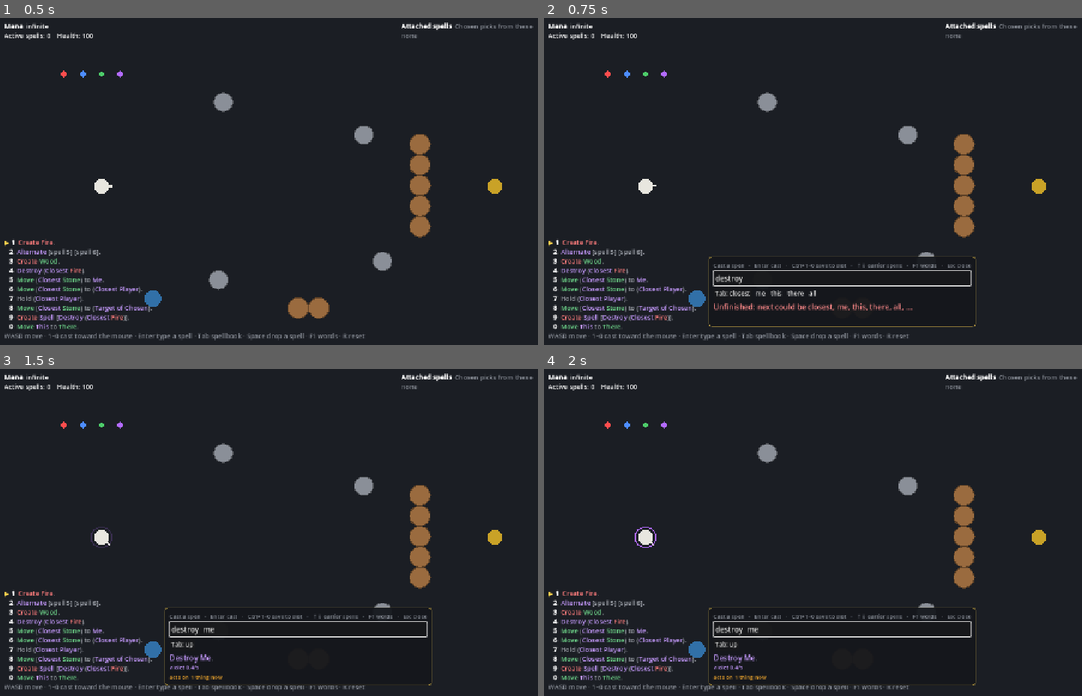
Above: before the commit, frames 1-4 (two rows, left to right).
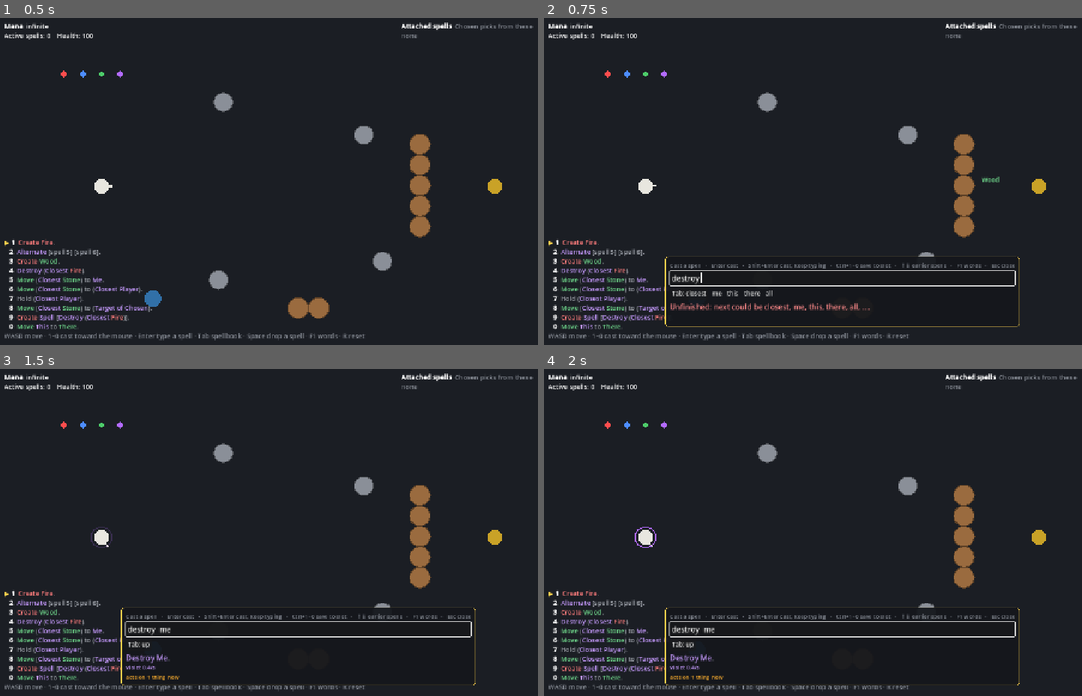
Above: after the commit, the same moments.

Repository: oscarjocque/spellcraft-prototype
Game: Godot game, scene res://scenes/main.tscn
Two runs of this game, one before a commit and one after it. Both use one fixed random seed, a clock stepped at 60 frames per second and the inputs below.
Inputs (mouse positions are in pixels of both pictures, inside the frame that each line leads up to):
- Up to frame 1 (0.5 s): no input
- Up to frame 2 (0.75 s): tap Enter at 0.5 s; move the mouse to (974, 168) at 0.52 s; hold D (move_right) from 0.53 s (still down); hold Shift from 0.53 s (still down); tap Tab at 0.6 s; click (974, 168) at 0.67 s
- Up to frame 3 (1.5 s): tap Space at 0.77 s; release D (move_right) at 1.25 s; release Shift at 1.25 s; click "me" at 1.25 s
- Up to frame 4 (2 s): no input

Frame 1 is identical in both runs. In frame 2, 2.0% of the frame differs, in the area x 22-89%, y 48-95%; in frame 3, 1.7%; in frame 4, 1.7%.

Commit message:
Hover words, colored pick prompt, Shift+Enter chaining, Esc closes book
- Pointing at an object shows the words that describe it from the
  player's side (Stone · moving · mine · marked), colored by mana.
- The This/There prompt shows the spell colored by mana.
- Shift+Enter in the quick-cast bar casts and keeps it open.
- Esc closes the spellbook.
- Typing: a noun word typed in full wins over a prefix of a thing.
- The HUD only re-sets its labels when their text changes.
- A player with infinite mana absorbs the mana crystals that ended
  spells drop on them, instead of leaving them piled underfoot.

Co-Authored-By: Claude Opus 5.5 <noreply@anthropic.com>
Claude-Session: https://claude.ai/code/session_013jfXwMwWtv4oDjb8vuFPPJ

Diff:
--- a/scripts/main.gd
+++ b/scripts/main.gd
@@ -75,6 +75,9 @@
 	elif quick.visible:
 		quick.set_status("")
 	hud.visible_parts(not editor.visible)
+	var under := _object_at(view.get_global_mouse_position())
+	var tip := "" if editor.visible or under == null else _describe(under)
+	hud.tooltip(tip, view.get_global_mouse_position())
 
 
 func _command() -> Dictionary:
@@ -144,8 +147,8 @@
 	if what == "" or what == "chosen":
 		return ""
 	var nouns: Array = _casting["nouns"]
-	return "%s\nClick %s for %s (%d of %d) · Esc cancels" % [
-		SpellGrammar.to_text(_casting["ast"]), "an object" if what == "this" else "a place",
+	return "%s\n[b][color=#ffd34d]Click %s for %s (%d of %d)[/color][/b] [color=#8a8f98]· Esc cancels[/color]" % [
+		SpellText.bbcode(_casting["ast"]), "an object" if what == "this" else "a place",
 		what.capitalize(), _casting["index"] + 1, nouns.size()]
 
 
@@ -170,6 +173,22 @@
 	picker.hide()
 
 
+## The words that describe `o` from the player's side, colored by mana.
+func _describe(o: WorldObject) -> String:
+	var words: Array[String] = []
+	var kind: String = "player" if o.has_tag("player") else "mana" if o.has_tag("mana") else o.material
+	if o == player:
+		kind = "me"
+	words.append("[color=#%s]%s[/color]" % [SpellText.color_of(kind).to_html(false), kind.capitalize()])
+	for adj in SpellGrammar.ADJECTIVES:
+		if o != player and sim.has_adjective(o, adj, player):
+			words.append("[color=#%s]%s[/color]" % [SpellText.color_of(adj).to_html(false), adj])
+	var text := " · ".join(words)
+	if o.health < o.max_health:
+		text += "  [color=#8a8f98]%d/%d[/color]" % [o.health, o.max_health]
+	return "[font_size=13]%s[/font_size]" % text
+
+
 ## The Thing or mana under `at` (spells are picked with Chosen), or null.
 func _object_at(at: Vector2) -> WorldObject:
 	var best: WorldObject = null
@@ -190,7 +209,10 @@
 	if get_viewport().gui_get_focus_owner() is LineEdit:
 		return  # typing: Tab completes, Enter submits
 	# Handled here, before the editor's controls can take Tab for focus.
-	if event.keycode == KEY_TAB and not picker.visible:
+	if event.keycode == KEY_ESCAPE and editor.visible:
+		editor.hide()
+		get_viewport().set_input_as_handled()
+	elif event.keycode == KEY_TAB and not picker.visible:
 		if editor.visible:
 			editor.hide()
 		else:
--- a/scripts/sim/rules.gd
+++ b/scripts/sim/rules.gd
@@ -48,6 +48,9 @@
 
 	# Collectors pick up mana until their storage for that color is full.
 	if a.has_tag("collector") and b.has_tag("mana") and not b.dead:
+		if a.has_tag("infinite_mana"):
+			b.dead = true  # storage that never runs out takes it all
+			return
 		var have: float = a.mana_store.get(b.mana_color, 0.0)
 		var take := minf(b.mana_amount, Simulation.STORE_CAP - have)
 		if take > 0.0:
--- a/scripts/spells/spell_parser.gd
+++ b/scripts/spells/spell_parser.gd
@@ -249,8 +249,12 @@
 			if _is(n[1], ")"):
 				out.append([n[0], n[1] + 1])
 		return out
-	# A thing on its own (with any adjectives) is the closest one.
-	out.append_array(_picked("closest", [], i, false))
+	# A thing on its own (with any adjectives) is the closest one. A noun word
+	# typed in full comes first; otherwise the closest thing does.
+	var full := i < _tokens.size() and _tokens[i] in NOUN_WORDS
+	var things := _picked("closest", [], i, false)
+	if not full:
+		out.append_array(things)
 	for w in _word(i, NOUN_WORDS):
 		if w in SpellGrammar.REFS:
 			out.append([{"ref": w}, i + 1])
@@ -262,6 +266,8 @@
 				k += 1
 			for n in _noun(k):
 				out.append([{RELATION_WORDS[w]: n[0]}, n[1]])
+	if full:
+		out.append_array(things)
 	return out
 
 
--- a/scripts/ui/hud.gd
+++ b/scripts/ui/hud.gd
@@ -6,6 +6,7 @@
 var _bottom: RichTextLabel
 var _inventory: RichTextLabel
 var _prompt: RichTextLabel
+var _tip: RichTextLabel
 
 
 func _ready() -> void:
@@ -16,11 +17,13 @@
 	_prompt = _make_label(Vector2(340, 60))
 	_prompt.size.x = 600
 	_prompt.horizontal_alignment = HORIZONTAL_ALIGNMENT_CENTER
+	_tip = _make_label(Vector2.ZERO)
+	_tip.size.x = 360
 
 
 ## `prompt` asks the player to pick something for the spell being cast.
 func refresh(sim: Simulation, player: WorldObject, slots: Array, selected: int, prompt: String) -> void:
-	_prompt.text = "[b][color=#ffd34d]%s[/color][/b]" % prompt if prompt != "" else ""
+	_show_text(_prompt, prompt)
 	var mana := "[b]Mana[/b]  "
 	if player.has_tag("infinite_mana"):
 		mana += "infinite"
@@ -33,7 +36,7 @@
 		if o.spell != null:
 			spells += 1
 	mana += "\nActive spells: %d    Health: %d" % [spells, player.health]
-	_top.text = mana
+	_show_text(_top, mana)
 
 	var text := ""
 	for i in slots.size():
@@ -43,7 +46,7 @@
 	for m in sim.messages:
 		text += "[color=#ff8a8a]%s[/color]\n" % m
 	text += "[color=#8a8f98]WASD move · 1–0 cast toward the mouse · Enter type a spell · Tab spellbook · Space drop a spell · F1 words · R reset[/color]"
-	_bottom.text = text
+	_show_text(_bottom, text)
 
 	var inv := "[b]Attached spells[/b]  [color=#8a8f98]Chosen picks from these[/color]\n"
 	var attached := sim.inventory(player)
@@ -51,7 +54,19 @@
 		inv += "[color=#8a8f98]none[/color]"
 	for i in attached.size():
 		inv += "%d  %s\n" % [i + 1, SpellText.bbcode(attached[i].spell.ast)]
-	_inventory.text = inv
+	_show_text(_inventory, inv)
+
+
+## A label's text, set only when it changed (RichTextLabel re-parses on set).
+static func _show_text(label: RichTextLabel, text: String) -> void:
+	if label.text != text:
+		label.text = text
+
+
+## Shows `bbcode` by the mouse at `at`, or nothing if it's "".
+func tooltip(bbcode: String, at: Vector2) -> void:
+	_show_text(_tip, bbcode)
+	_tip.position = at + Vector2(16, 12)
 
 
 ## Hides the slot list and inventory (under the spellbook, which shows them).
--- a/scripts/ui/quick_cast.gd
+++ b/scripts/ui/quick_cast.gd
@@ -24,7 +24,7 @@
 	var box := VBoxContainer.new()
 	add_child(box)
 	var title := Label.new()
-	title.text = "Cast a spell   ·   Enter cast   ·   Ctrl+1–0 save to slot   ·   ↑↓ earlier spells   ·   F1 words   ·   Esc close"
+	title.text = "Cast a spell   ·   Enter cast   ·   Shift+Enter cast, keep typing   ·   Ctrl+1–0 save to slot   ·   ↑↓ earlier spells   ·   F1 words   ·   Esc close"
 	title.add_theme_font_size_override("font_size", 12)
 	title.add_theme_color_override("font_color", Color("8a8f98"))
 	box.add_child(title)
@@ -72,7 +72,11 @@
 
 func _on_submitted(ast: Dictionary) -> void:
 	_remember(input.field.text.strip_edges())
-	close()
+	if Input.is_key_pressed(KEY_SHIFT):
+		input.set_text("")  # Shift+Enter: cast and keep typing
+		input.field.grab_focus.call_deferred()
+	else:
+		close()
 	cast.emit(ast)
 
 
Not shown, changed: README.md
